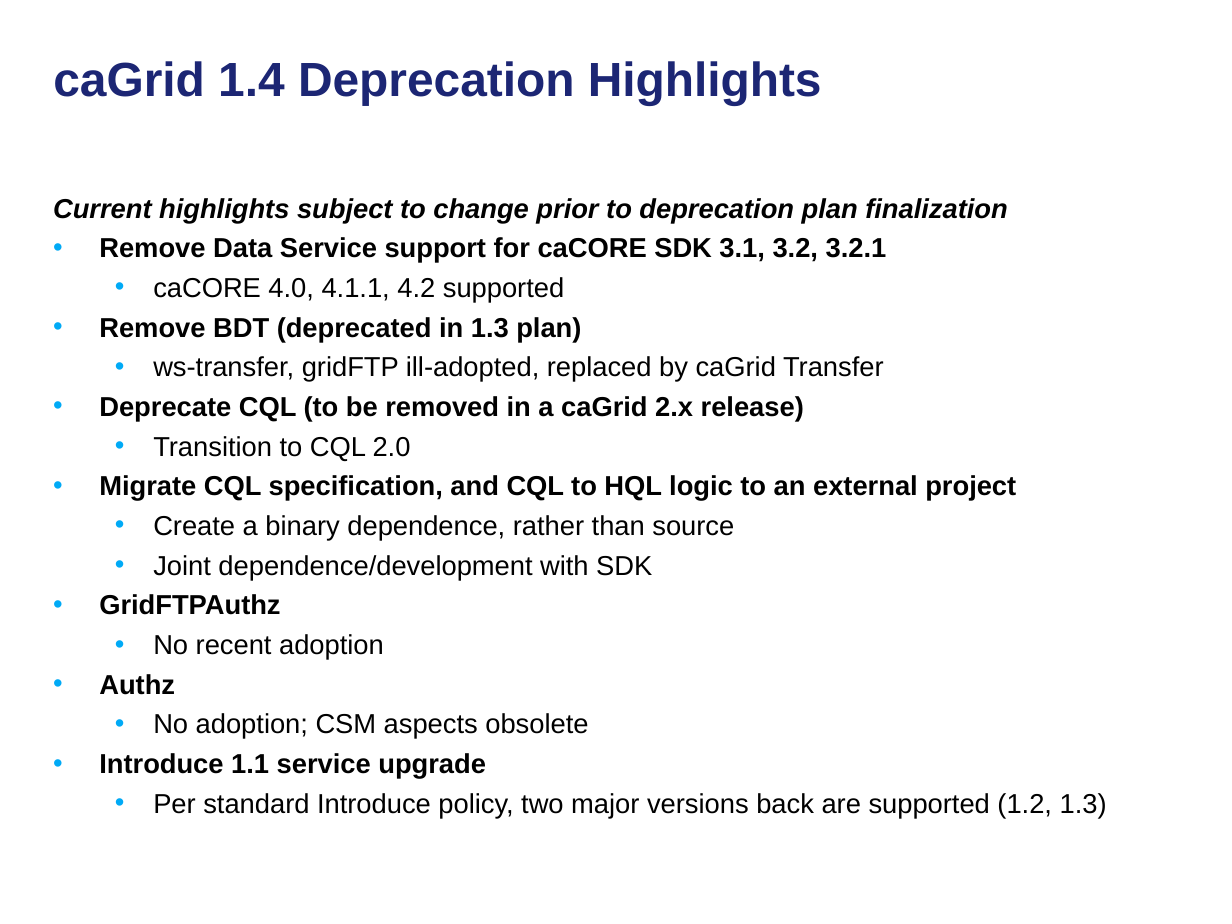
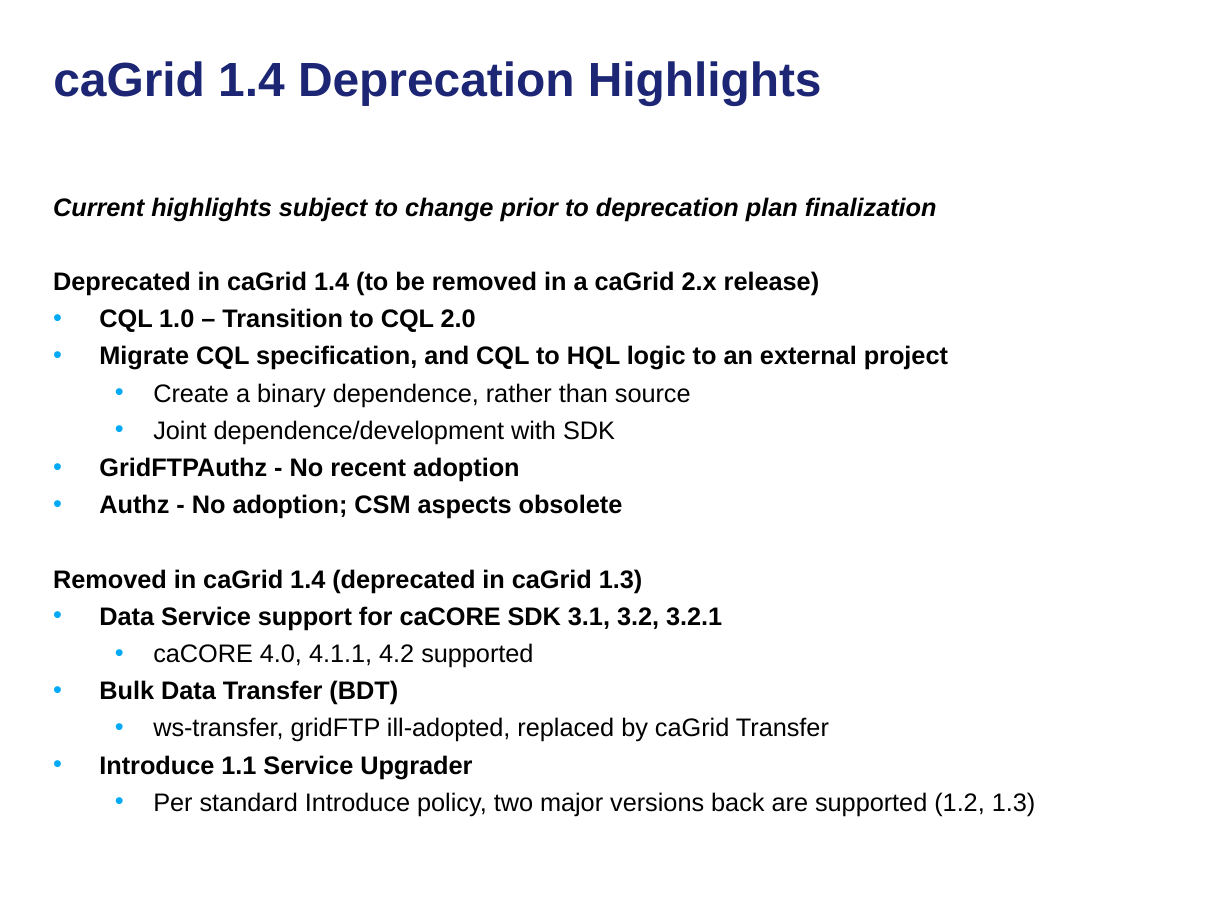
Before and after one commit to NCIP/cagrid-docs, a slide deck: slide 11 of general/presentations/200910_VCDE_ARCH/20091022_Arch_VCDE_caGrid_Future.ppt (slide 7 before the commit). Drawn at 1232x924 pixels with LibreOffice and Linux fonts; fonts in the diff are those of the drawing; background and template pictures are left out. Boxes give left, top, right and bottom in pixels: in the first picture for what was removed or moved away, otherwise in the second. Text is boxed around its words. In the diff, an @@ line names an element or a change of style, - is before the commit and + after.

```diff
--- a/general/presentations/200910_VCDE_ARCH/20091022_Arch_VCDE_caGrid_Future.ppt
+++ b/general/presentations/200910_VCDE_ARCH/20091022_Arch_VCDE_caGrid_Future.ppt
@@ text at bbox=[53, 197, 1036, 816]: size 16 to 14.8 pt in "Current highlights subject to change prior to ...", "Migrate CQL specification, and CQL to HQL ...", "Create a binary dependence, rather than source", "Joint dependence/development with SDK" and 1 more places @@
@@ text at bbox=[53, 271, 819, 332]: text changed; size 16 to 14.8 pt @@
-• Remove Data Service support for caCORE SDK 3.1, 3.2, 3.2.1
-  • caCORE 4.0, 4.1.1, 4.2 supported
-• Remove BDT (deprecated in 1.3 plan)
-  • ws-transfer, gridFTP ill-adopted, replaced by caGrid Transfer
-• Deprecate CQL (to be removed in a caGrid 2.x release)
-  • Transition to CQL 2.0
+Deprecated in caGrid 1.4 (to be removed in a caGrid 2.x release)
+• CQL 1.0 – Transition to CQL 2.0
@@ text at bbox=[53, 457, 829, 779]: text changed; size 16 to 14.8 pt; bold on @@
-• GridFTPAuthz
-  • No recent adoption
-• Authz
-  • No adoption; CSM aspects obsolete
-• Introduce 1.1 service upgrade
+• GridFTPAuthz - No recent adoption
+• Authz - No adoption; CSM aspects obsolete
+Removed in caGrid 1.4 (deprecated in caGrid 1.3)
+• Data Service support for caCORE SDK 3.1, 3.2, 3.2.1
+  • caCORE 4.0, 4.1.1, 4.2 supported
+• Bulk Data Transfer (BDT)
+  • ws-transfer, gridFTP ill-adopted, replaced by caGrid Transfer
+• Introduce 1.1 Service Upgrader
```
Also in this commit, not shown: 8 other slides changed, 4 slides added, 1 slide removed.
